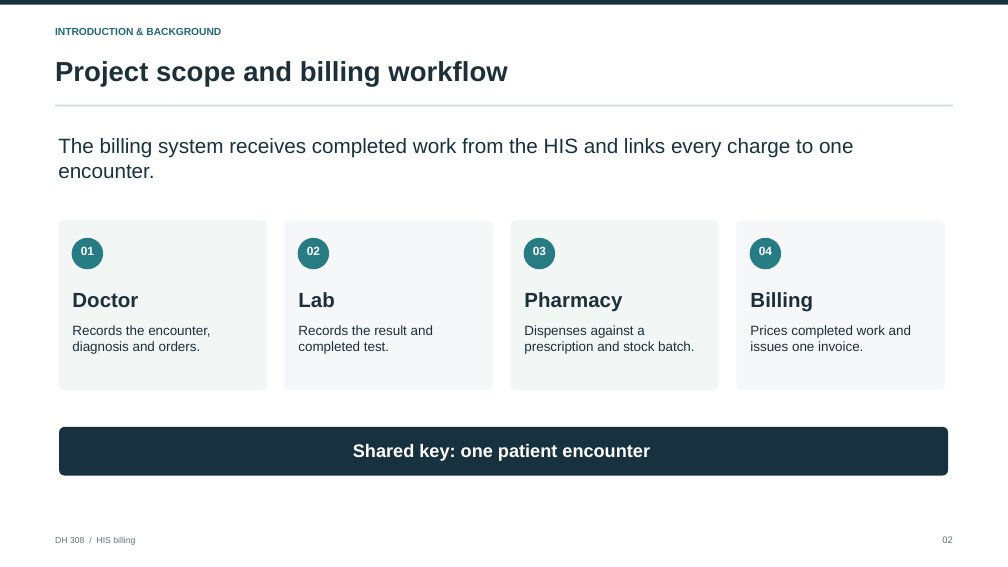
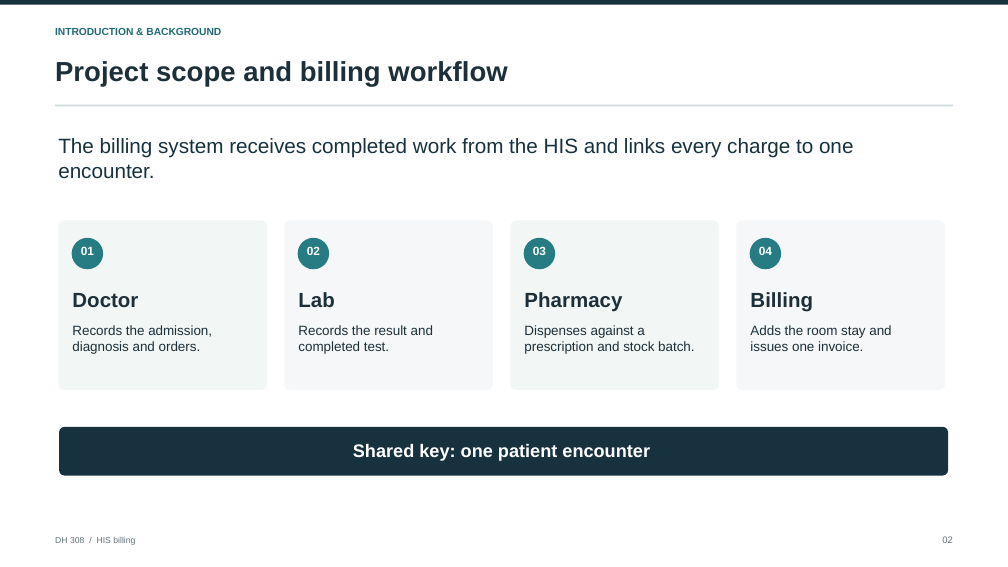
Before and after one commit to Osama-Bin-Lagging/tiveri-billing, a slide deck: slide 2 of presentation/DH308_HIS_Billing_Final.pptx. Drawn at 1008x567 pixels with LibreOffice and Linux fonts; fonts in the diff are those of the drawing. Boxes give left, top, right and bottom in pixels: in the first picture for what was removed or moved away, otherwise in the second. Text is boxed around its words. In the diff, an @@ line names an element or a change of style, - is before the commit and + after.

Commit message:
Make inpatient admission the featured billing demo

```diff
--- a/presentation/DH308_HIS_Billing_Final.pptx
+++ b/presentation/DH308_HIS_Billing_Final.pptx
@@ text at (72,325,212,354): text changed @@
-Records the encounter, diagnosis and orders.
+Records the admission, diagnosis and orders.
@@ text at (750,325,891,351): text changed @@
-Prices completed work and issues one invoice.
+Adds the room stay and issues one invoice.
```
Also in this commit, not shown: 4 other slides changed, 4 other files.
